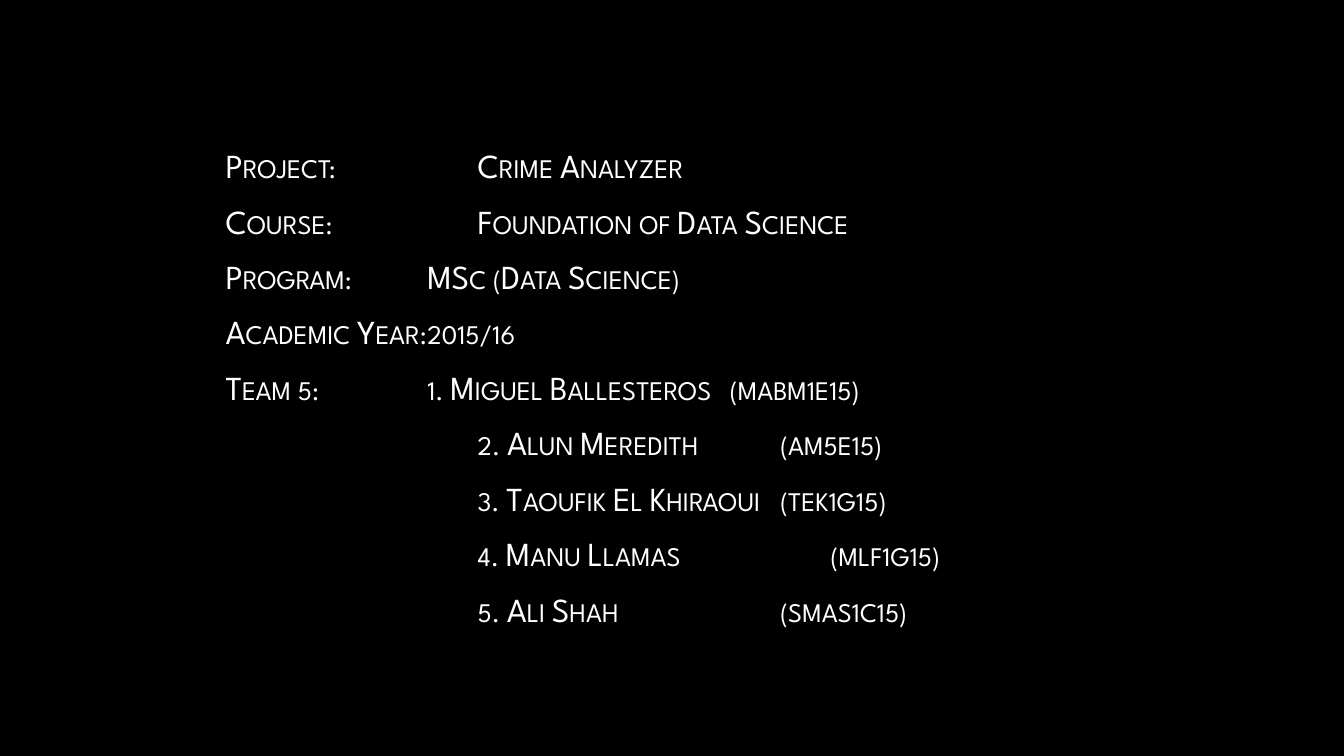
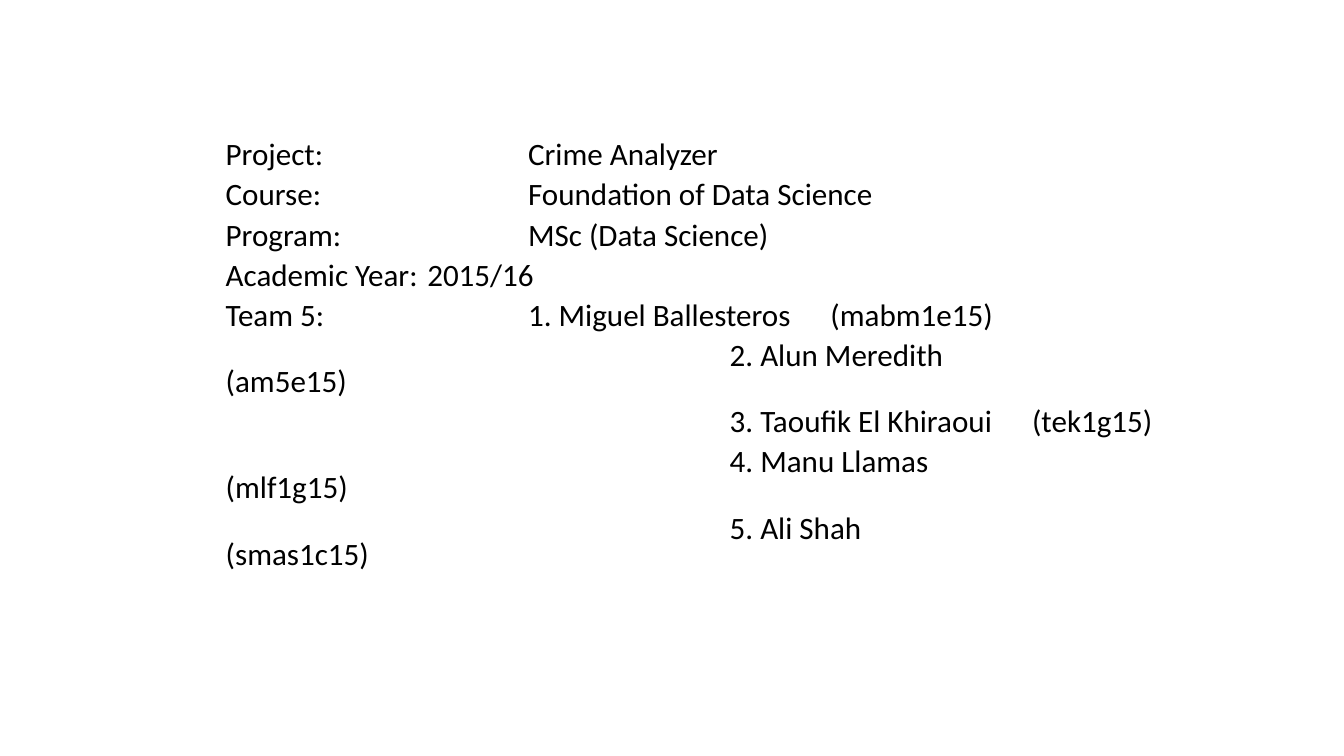
Before and after one commit to manullamas/CrimeDV, a slide deck: slide 1 of Presentation/Team5_Final.pptx. Drawn at 1344x756 pixels with LibreOffice and Linux fonts; fonts in the diff are those of the drawing; background and template pictures are left out. Boxes give left, top, right and bottom in pixels: in the first picture for what was removed or moved away, otherwise in the second. Text is boxed around its words. In the diff, an @@ line names an element or a change of style, - is before the commit and + after.

```diff
--- a/Presentation/Team5_Final.pptx
+++ b/Presentation/Team5_Final.pptx
@@ background picture (left out) to #FFFFFF @@
@@ subtitle "Project: Crime Analyzer" at [226, 143, 992, 569]: size 24 to 22.2 pt, font League Spartan to Calibri, text colour gradient #FFFFFF to #BFBFBF to #000000, small capitals off; line spacing 1 to 0.7 @@
```
Also in this commit, not shown: 9 other slides changed, 1 other file.
